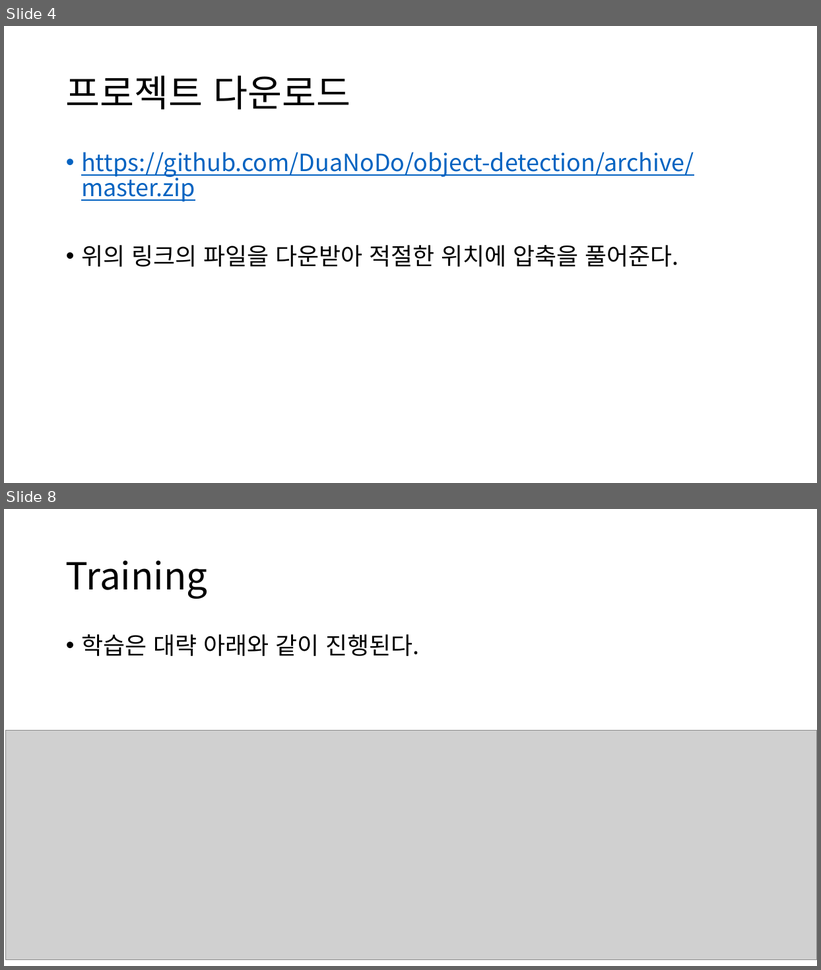
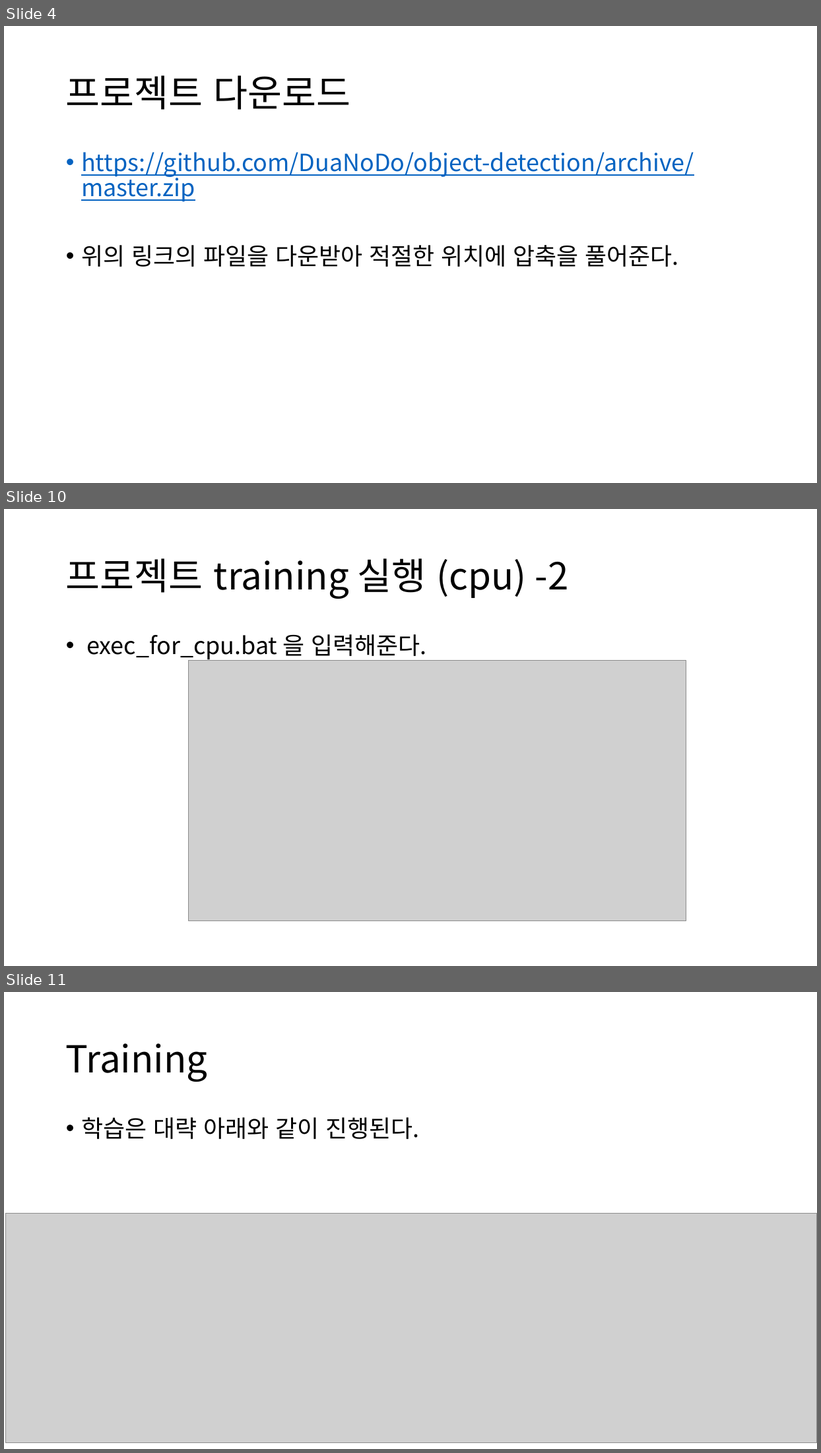
Before and after one commit to DuaNoDo/object-detection, a slide deck: 객체탐지.pptx. Shown one above the other, each under a label of ours: slides 4 and 8 before the commit, slides 4, 10 and 11 after it; the slides between them are not shown. The pictures are 821x970 and 821x1453 pixels, drawn with LibreOffice and Linux fonts; fonts in the diff are those of the drawing; grey boxes stand for pictures. Boxes give left, top, right and bottom in pixels: in the first picture for what was removed or moved away, otherwise in the second. Text is boxed around its words. In the diff, an @@ line names an element or a change of style, - is before the commit and + after.

```diff
--- a/객체탐지.pptx
+++ b/객체탐지.pptx
@@ slide 10 added at [4, 509, 817, 966], background #FFFFFF @@
@@ title added at [66, 559, 569, 599], 44 pt, text #000000 @@
+프로젝트 training 실행 (cpu) -2
@@ text added at [86, 634, 426, 660], 28 pt, text #000000 @@
+• exec_for_cpu.bat 을 입력해준다.
@@ picture added at [189, 661, 686, 921] @@
@@ what was slide 8 is now slide 11 @@
```
Also in this commit, not shown: 3 slides changed, 2 other slides added, 2 other files.
